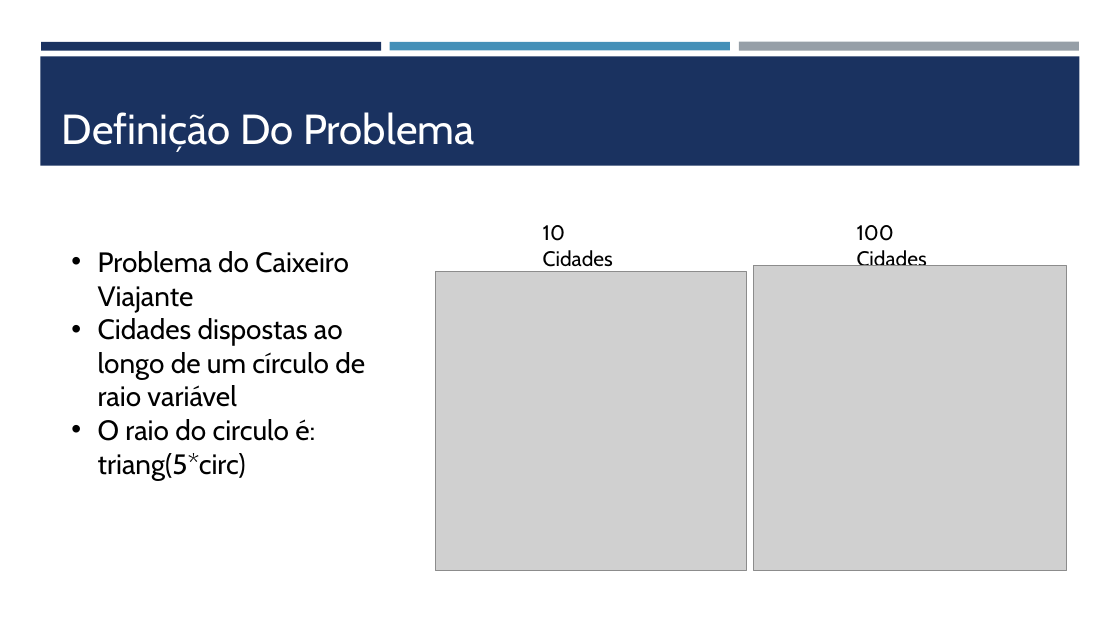
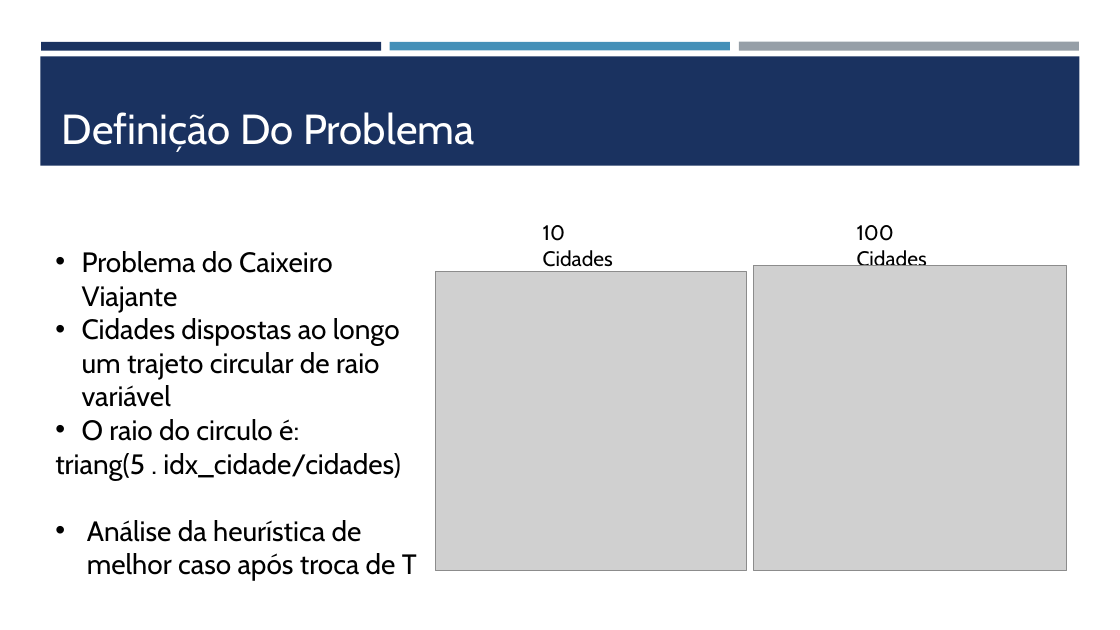
Before and after one commit to VRavaglia/Otimizacao-Natural, a slide deck: slide 1 of Trabalhos/Definição Do Problema.pptx. Drawn at 1120x630 pixels with LibreOffice and Linux fonts; fonts in the diff are those of the drawing; grey boxes stand for pictures. Boxes give left, top, right and bottom in pixels: in the first picture for what was removed or moved away, otherwise in the second. Text is boxed around its words. In the diff, an @@ line names an element or a change of style, - is before the commit and + after.

```diff
--- a/Trabalhos/Definição Do Problema.pptx
+++ b/Trabalhos/Definição Do Problema.pptx
@@ text "Problema do Caixeiro Viajante": place and size @@
-text "Problema do Caixeiro Viajante" at <box>98,251,365,480</box>
+text "Problema do Caixeiro Viajante" at <box>55,251,417,581</box>
@@ text at <box>55,318,417,581</box>: text changed @@
-• Cidades dispostas ao longo de um círculo de raio variável
-• O raio do circulo é: triang(5*circ)
+• Cidades dispostas ao longo um trajeto circular de raio variável
+• O raio do circulo é:
+triang(5 . idx_cidade/cidades)
+• Análise da heurística de melhor caso após troca de T
```
Also in this commit, not shown: 1 other slide changed, 1 slide added, 1 slide removed, 6 other files.
